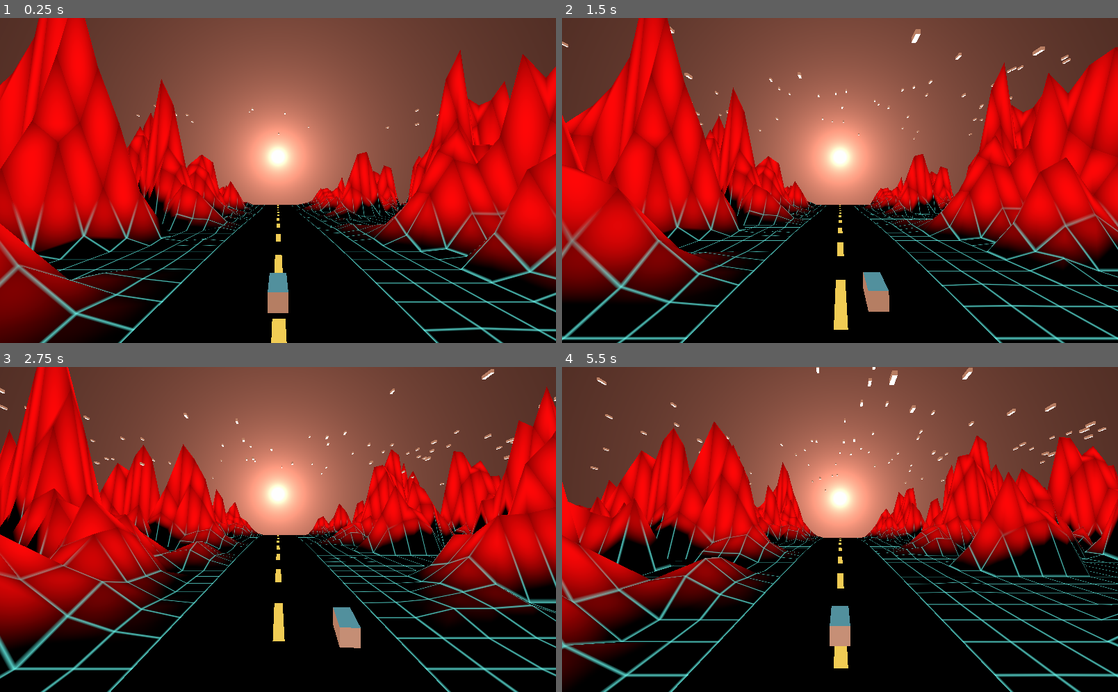
Above: before the commit, frames 1-4 (two rows, left to right).
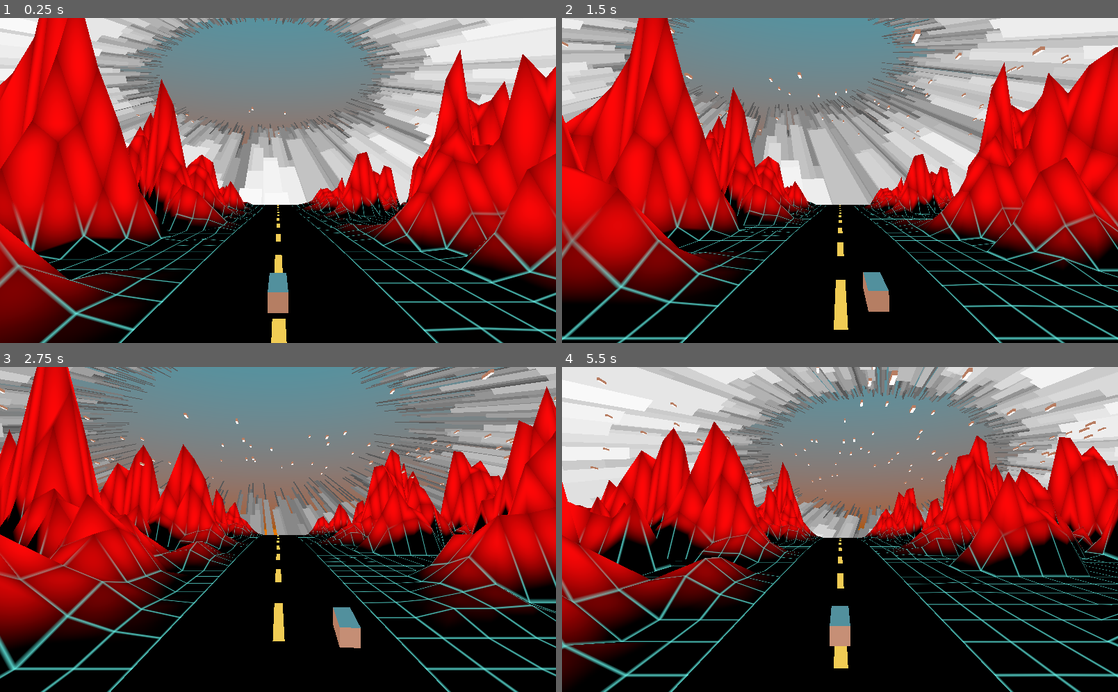
Above: after the commit, the same moments.

Repository: ilyaev/godot-synthwave-rider
Game: Godot game, scene res://World.tscn
Same seed, same stepped clock (60 frames per second), same inputs: the game is played once before the commit and once after it.
Inputs:
- Up to frame 1 (0.25 s): no input
- Up to frame 2 (1.5 s): hold Right (ui_right) 0.53-1.28 s; hold Down (ui_down) from 1.28 s (still down)
- Up to frame 3 (2.75 s): release Down (ui_down) at 2.03 s; hold Right (ui_right) from 2.03 s (still down)
- Up to frame 4 (5.5 s): release Right (ui_right) at 2.78 s; hold Up (ui_up) 2.78-3.53 s; hold Left (ui_left) 3.53-5.03 s; hold Down (ui_down) from 5.03 s (still down)

The runs differ from the first frame. In frame 1, 33% of the frame differs, in the area x 0-100%, y 0-58%; in frame 2, 33%; in frame 3, 31%; in frame 4, 34%, in the area x 0-100%, y 0-53%.

Commit message:
chore: back shader experiments

Diff:
--- a/World.gd
+++ b/World.gd
@@ -37,6 +37,7 @@
 	ship.transform.origin.x = coords.x
 	ship.transform.origin.y = getDistortionY(coords.y, 17, 0.2);
 	camera.transform.origin.y = getDistortionY(coords.y, 21, 2.5);
+	back.transform.origin.y = getDistortionY(coords.y, 21, 8);
 	wind.transform.origin.y = camera.transform.origin.y + 9.5;
 
 	var l = 0.25
--- a/World.tscn
+++ b/World.tscn
@@ -27,18 +27,23 @@
 [node name="Spatial" type="Spatial"]
 script = ExtResource( 3 )
 
+[node name="Wave" parent="." instance=ExtResource( 5 )]
+
+[node name="DirectionalLight" type="DirectionalLight" parent="."]
+transform = Transform( 1, 0, 0, 0, -1.62921e-07, -1, 0, 1, -1.62921e-07, 0, 0, 0 )
+
+[node name="Camera2" type="Camera" parent="."]
+transform = Transform( 0.173648, 0.0566895, 0.983175, 0, 0.998342, -0.057564, -0.984808, 0.00999589, 0.17336, 4.34907, 1.86109, 17.8197 )
+
 [node name="Camera" type="Camera" parent="."]
-transform = Transform( 1, 0, 0, 0, 1, 0, 0, 0, 1, 0, 2, 21 )
+transform = Transform( 1, 0, 0, 0, 1, 0, 0, 0, 1, 0, 3, 22 )
 environment = ExtResource( 4 )
 current = true
 near = 0.5
 far = 89.0
 script = ExtResource( 1 )
 
-[node name="Wave" parent="." instance=ExtResource( 5 )]
-
-[node name="DirectionalLight" type="DirectionalLight" parent="."]
-transform = Transform( 1, 0, 0, 0, -1.62921e-07, -1, 0, 1, -1.62921e-07, 0, 0, 0 )
+[node name="Back" parent="." instance=ExtResource( 6 )]
 
 [node name="StarWind" type="Particles" parent="."]
 transform = Transform( 1, 0, 0, 0, -1.62921e-07, 1, 0, -1, -1.62921e-07, 0, 12, -14 )
@@ -54,7 +59,4 @@
 material/0 = SubResource( 4 )
 script = ExtResource( 2 )
 
-[node name="Camera2" type="Camera" parent="."]
-transform = Transform( 0.173648, 0.0566895, 0.983175, 0, 0.998342, -0.057564, -0.984808, 0.00999589, 0.17336, 4.34907, 1.86109, 17.8197 )
-
-[node name="Back" parent="." instance=ExtResource( 6 )]
+[node name="Scene" type="Spatial" parent="."]
--- a/components/back/Back.tscn
+++ b/components/back/Back.tscn
@@ -1,14 +1,14 @@
 [gd_scene load_steps=4 format=2]
 
-[ext_resource path="res://components/back/Back.shader" type="Shader" id=1]
+[ext_resource path="res://components/back/CityV1.shader" type="Shader" id=1]
 
 [sub_resource type="PlaneMesh" id=1]
 size = Vector2( 110, 110 )
 
-[sub_resource type="ShaderMaterial" id=2]
+[sub_resource type="ShaderMaterial" id=4]
 shader = ExtResource( 1 )
 
 [node name="Back" type="MeshInstance"]
 transform = Transform( 1, 0, 0, 0, -1.62921e-07, -1, 0, 1, -1.62921e-07, 0, 8, -21 )
 mesh = SubResource( 1 )
-material/0 = SubResource( 2 )
+material/0 = SubResource( 4 )
--- /dev/null
+++ b/components/back/CityV1.shader
@@ -0,0 +1,34 @@
+shader_type spatial;
+render_mode unshaded;
+
+float noise(vec2 p) {
+    return fract(sin(dot(p.xy ,vec2(12.9898,78.233))) * 456367.5453);
+}
+
+void fragment() {
+    // Scale coordinates to [0, 1]
+    vec2 p = vec2(1.) - UV;
+    p = fract(p*vec2(1., 2.) + vec2(0., .2));
+    // p +=  .2;
+
+    p -= .5 + sin(TIME)*.1;
+    p *= 5.5 + ((sin(TIME + UV.x+UV.y) + .5)*.5);
+
+    p+= vec2(0., .4);
+    float a = atan(p.x,p.y);
+    float d = pow(1./length(p), 1.5 + cos(TIME)*.7);
+
+    p = vec2(a,d);
+
+    float col = 0.;
+    for (int i = 1; i < 20; i++) {
+        float depth = float(i);
+        float step = floor(200. * p.x / depth + 50. * depth);
+        if (p.y < noise(vec2(step)) - depth * .04) {
+            col = depth / 20.;
+        }
+    }
+
+    ALBEDO.rgb = vec3(col);
+    ALPHA = step(.1, col);
+}
--- a/components/wave/Wave.gd
+++ b/components/wave/Wave.gd
@@ -9,7 +9,7 @@
 var camera;
 var wind;
 var ship;
-var cameraStart = Vector3(0,3,22);
+var cameraStart;
 var windStart;
 var shipStart;
 var back;
@@ -23,11 +23,14 @@
 func _ready():
 	camera = get_parent().get_node('Camera');
 	wind = get_parent().get_node('StarWind');
+	ship = get_parent().get_node('Ship');
+	back = get_parent().get_node('Back');
+
 	windStart = wind.transform.origin;
-	ship = get_parent().get_node('Ship');
 	shipStart = ship.transform.origin;
-	back = get_parent().get_node('Back');
 	backStart = back.transform.origin;
+	cameraStart = camera.transform.origin;
+
 	size = Vector2(get_mesh().get_subdivide_width() + 1, get_mesh().get_subdivide_depth() + 1);
 	get_surface_material(0).set_shader_param('size', size);
 	var stepV = (size - Vector2(1,1))/ size
